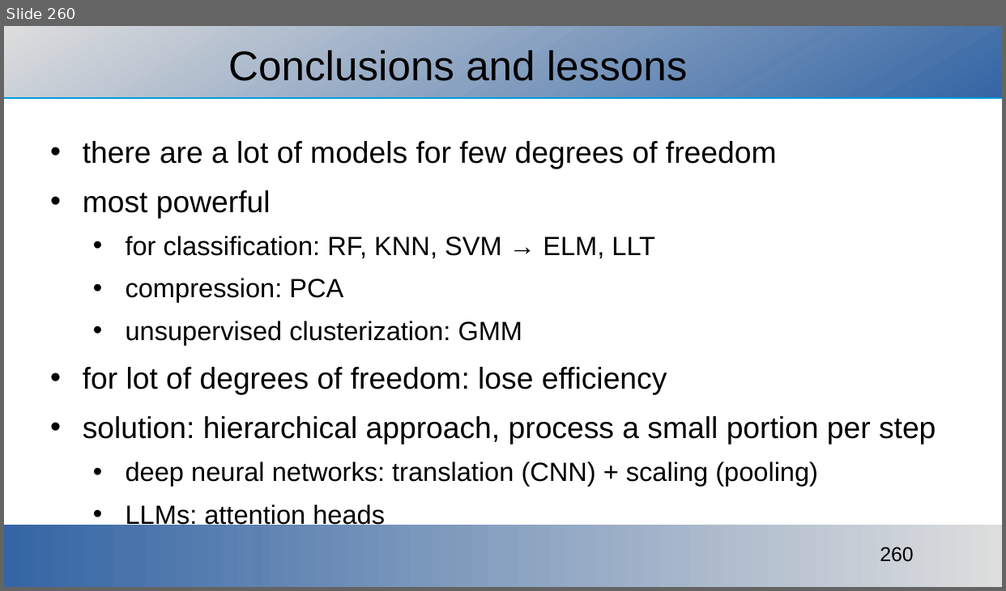
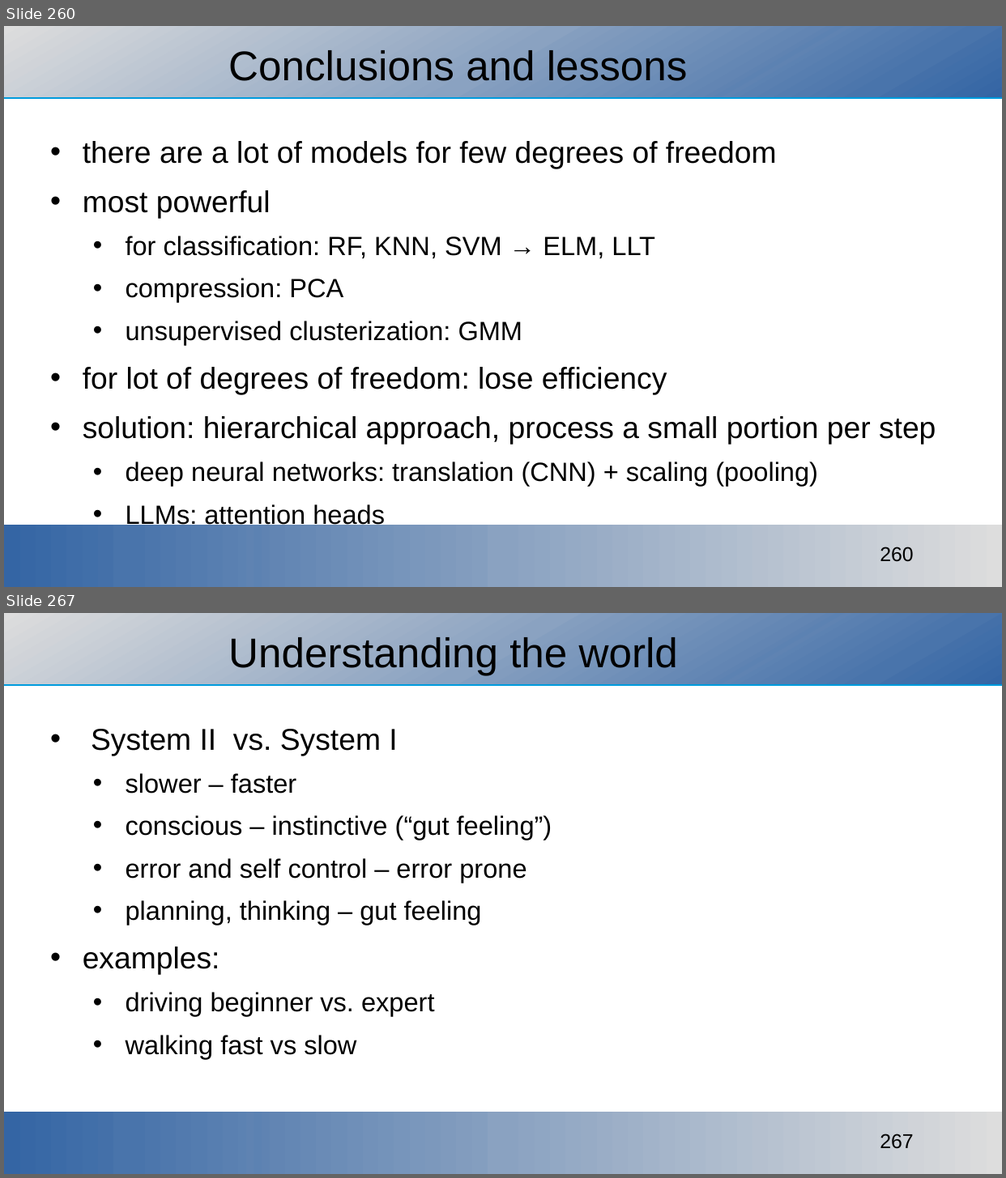
Before and after one commit to ajakovac/ML-in-Practice-I, a slide deck: ML in practice.odp. Shown one above the other, each under a label of ours: slide 260 before the commit, slides 260 and 267 after it; the slides between them are not shown. The pictures are 1006x591 and 1006x1178 pixels, drawn with LibreOffice and Linux fonts; fonts in the diff are those of the drawing; background and template pictures are left out. Boxes give left, top, right and bottom in pixels: in the first picture for what was removed or moved away, otherwise in the second. Text is boxed around its words. In the diff, an @@ line names an element or a change of style, - is before the commit and + after.

```diff
--- a/ML in practice.odp
+++ b/ML in practice.odp
@@ slide 267 added at box(4, 613, 1002, 1174), background #FFFFFF; not listed: 3 template elements that a slide beside it also shows @@
@@ title added at box(228, 637, 678, 675), 33 pt, text #000000 @@
+Understanding the world
@@ text added at box(83, 729, 552, 1059), 21 pt, text #000000 @@
+• System II vs. System I
+  • slower – faster
+  • conscious – instinctive (“gut feeling”)
+  • error and self control – error prone
+  • planning, thinking – gut feeling
+• examples:
+  • driving beginner vs. expert
+  • walking fast vs slow
```
Also in this commit, not shown: 19 other slides added, 2 other files.
